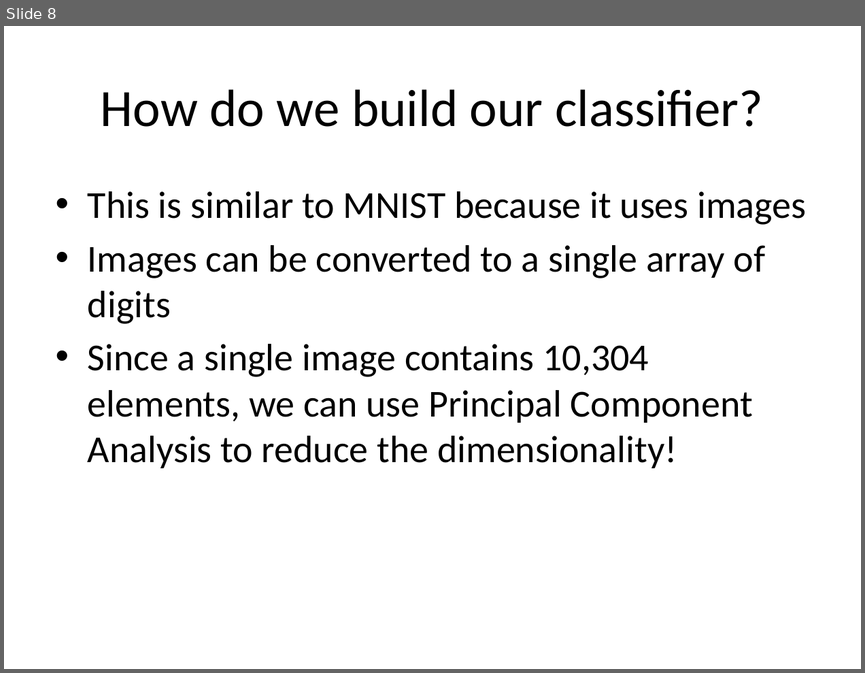
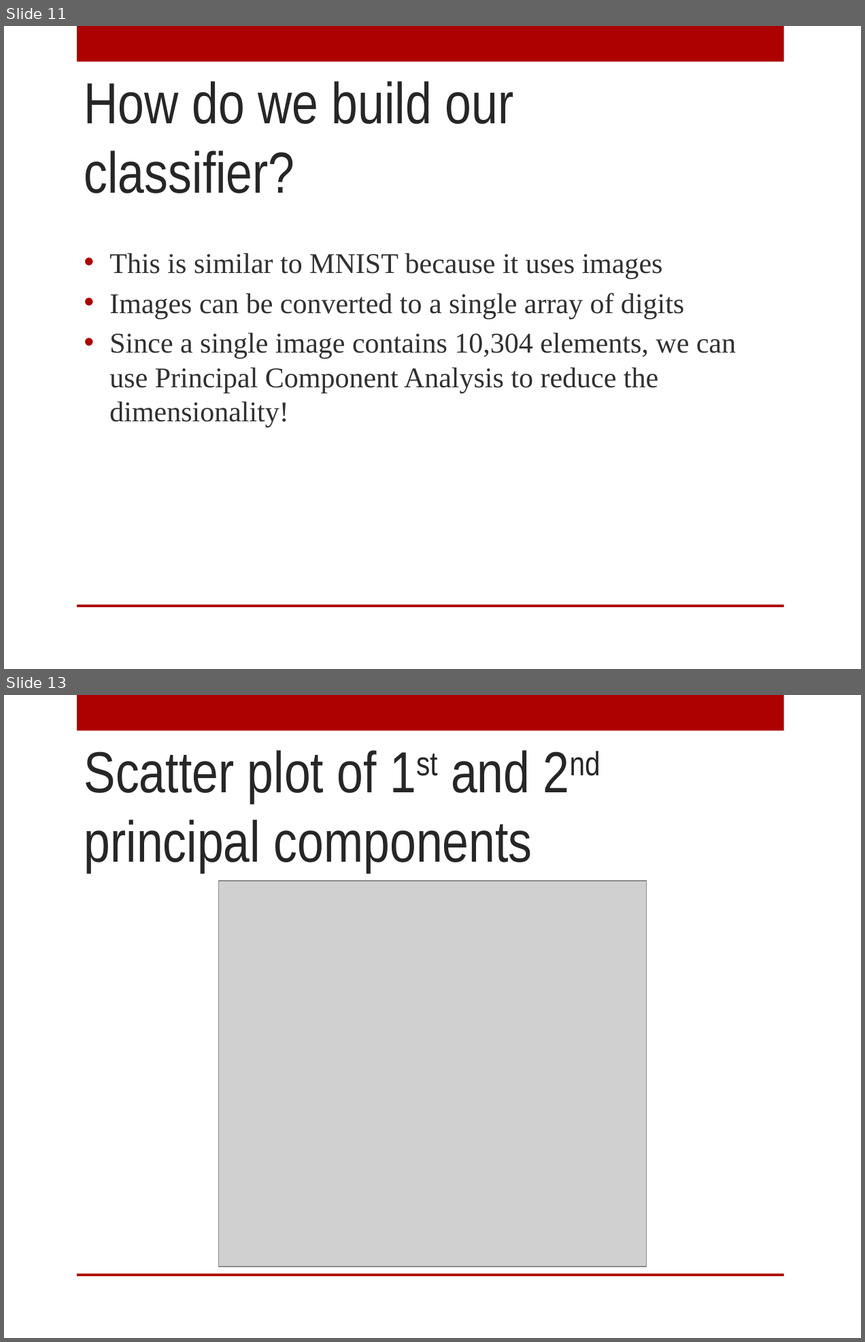
Before and after one commit to ernestrlee/UCSC-Machine-Learning, a slide deck: Picture Perfect.pptx. Shown one above the other, each under a label of ours: slide 8 before the commit, slides 11 and 13 after it; the slides between them are not shown. The pictures are 865x673 and 865x1342 pixels, drawn with LibreOffice and Linux fonts; fonts in the diff are those of the drawing; grey boxes stand for pictures; background and template pictures are left out. Boxes give left, top, right and bottom in pixels: in the first picture for what was removed or moved away, otherwise in the second. Text is boxed around its words. In the diff, an @@ line names an element or a change of style, - is before the commit and + after.

```diff
--- a/Picture Perfect.pptx
+++ b/Picture Perfect.pptx
@@ slide 13 added at [4,695,861,1338], background picture (left out); not listed: 2 template elements that a slide beside it also shows @@
@@ title added at [84,750,532,872], 48.6 pt, text #262626 @@
+Scatter plot of 1st and 2nd principal components
@@ picture added at [218,881,646,1266] @@
@@ what was slide 8 is now slide 11 @@
@@ slide 11 changed as well @@
@@ rectangle added at [77,26,784,62], fill #AD0101 @@
@@ title "How do we build our ...": place and size @@
-title "How do we build our ..." at [101,89,763,127]
+title "How do we build our ..." at [84,81,514,193]
@@ title "How do we build our ..." at [84,81,514,193]: size 44 to 48.6 pt, font Calibri to Arial Narrow, text colour #000000 to #262626; alignment centre to left; vertical alignment middle to top @@
@@ text "This is similar to MNIST ...": place and size @@
-text "This is similar to MNIST ..." at [88,191,806,468]
+text "This is similar to MNIST ..." at [109,253,736,427]
@@ text "This is similar to MNIST ..." at [109,253,736,427]: size 32 to 24 pt, font Calibri to Times New Roman, text colour #000000 to #303030; indent changed; less space between paragraphs @@
@@ rectangle added at [77,604,784,607], fill #AD0101 @@
```
Also in this commit, not shown: 8 other slides changed, 5 other slides added, 1 slide removed, 3 other files.
